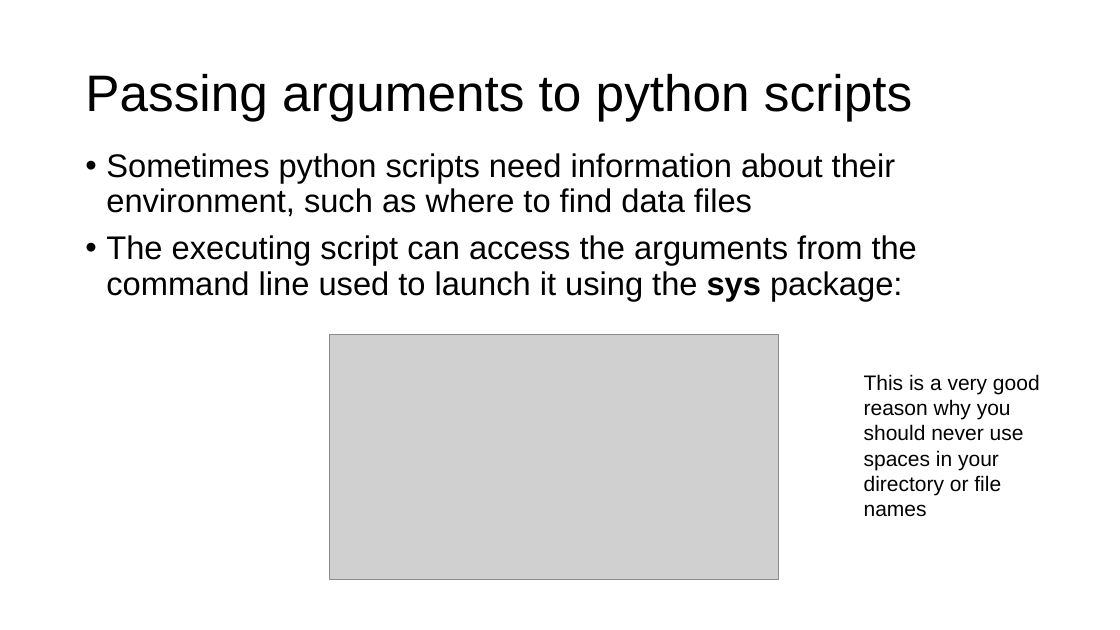
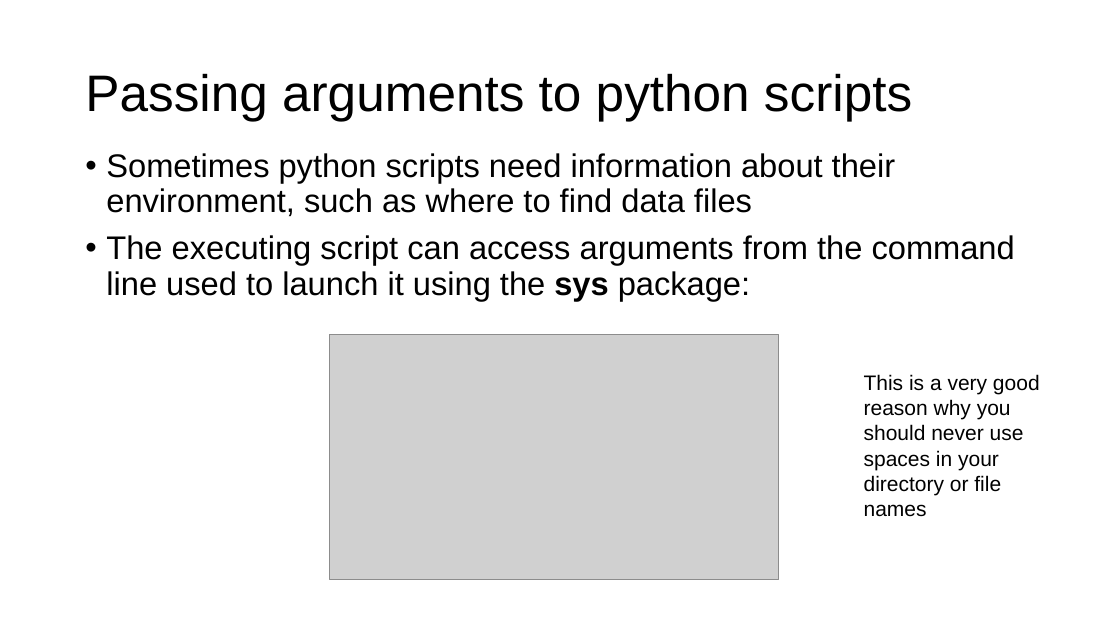
Before and after one commit to parrt/msds501, a slide deck: slide 22 of slides/terminal.pptx. Drawn at 1120x630 pixels with LibreOffice and Linux fonts; fonts in the diff are those of the drawing; grey boxes stand for pictures; background and template pictures are left out. Boxes give left, top, right and bottom in pixels: in the first picture for what was removed or moved away, otherwise in the second. Text is boxed around its words. In the diff, an @@ line names an element or a change of style, - is before the commit and + after.

```diff
--- a/slides/terminal.pptx
+++ b/slides/terminal.pptx
@@ text at bbox=[106, 235, 1015, 301]: text changed @@
-• The executing script can access the arguments from the command line used to launch it using the sys package:
+• The executing script can access arguments from the command line used to launch it using the sys package:
```
Also in this commit, not shown: 9 other slides changed.
